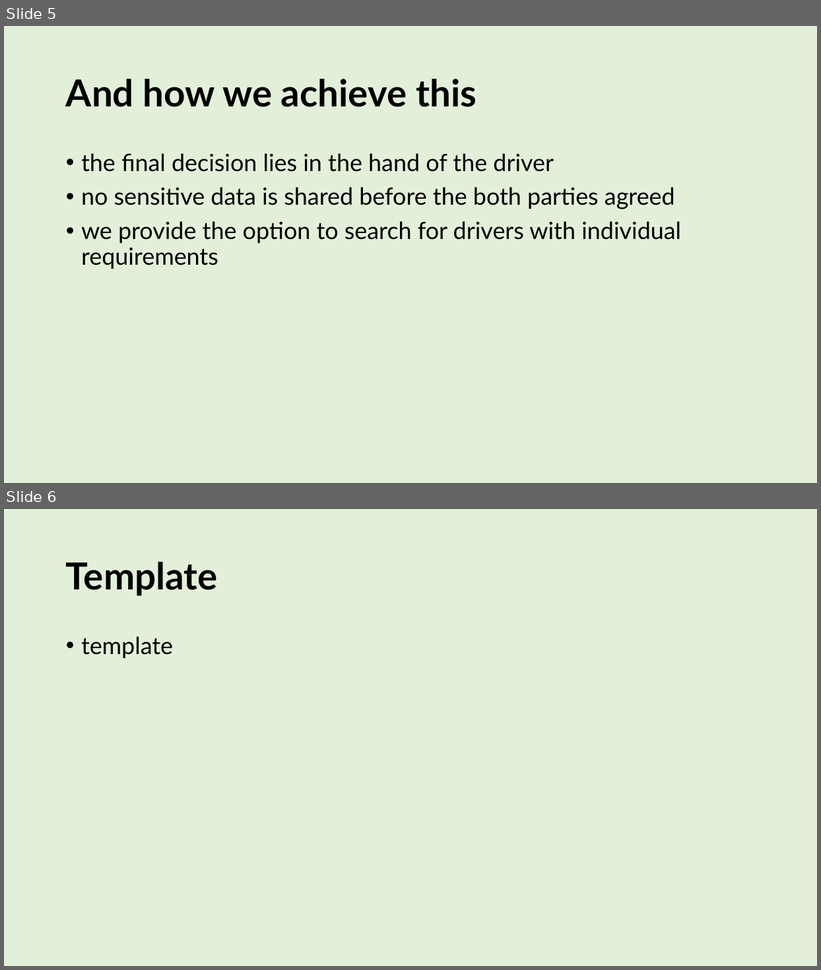
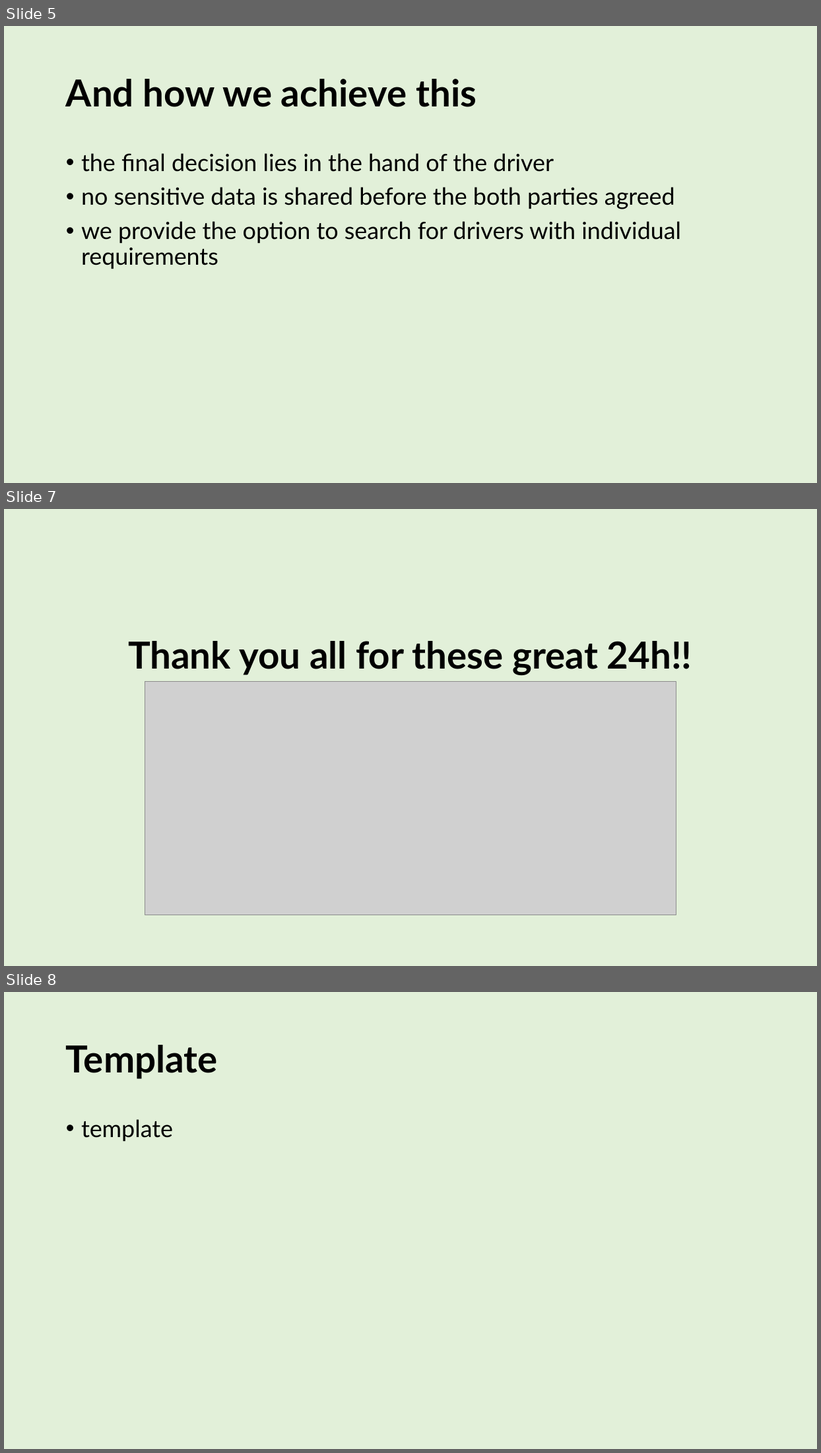
Before and after one commit to lumagician/dachfenster, a slide deck: static/dachfenster-pitch.pptx. Shown one above the other, each under a label of ours: slides 5 and 6 before the commit, slides 5, 7 and 8 after it; the slides between them are not shown. The pictures are 821x970 and 821x1453 pixels, drawn with LibreOffice and Linux fonts; fonts in the diff are those of the drawing; grey boxes stand for pictures. Boxes give left, top, right and bottom in pixels: in the first picture for what was removed or moved away, otherwise in the second. Text is boxed around its words. In the diff, an @@ line names an element or a change of style, - is before the commit and + after.

```diff
--- a/static/dachfenster-pitch.pptx
+++ b/static/dachfenster-pitch.pptx
@@ slide 7 added at box(4, 509, 817, 966), background #E2F0D9 @@
@@ title added at box(128, 641, 692, 676), 44 pt, text #000000, bold @@
+Thank you all for these great 24h!!
@@ picture added at box(145, 682, 677, 916) @@
@@ what was slide 6 is now slide 8 @@
```
Also in this commit, not shown: 1 other slide added.
